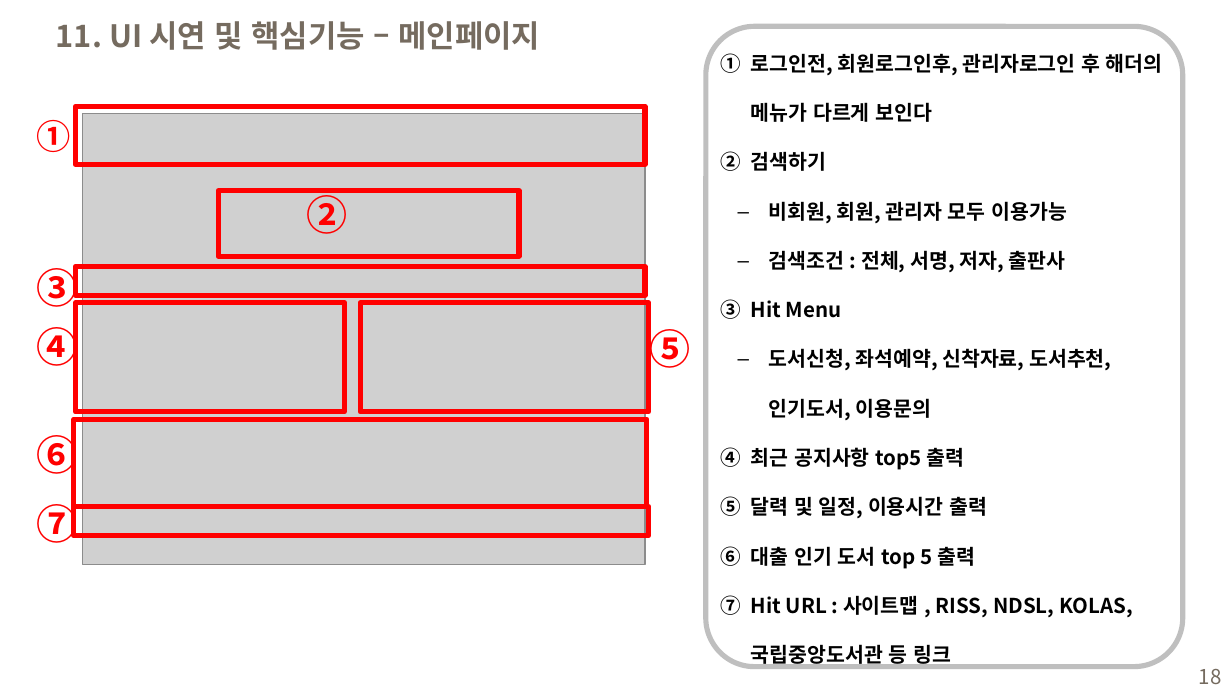
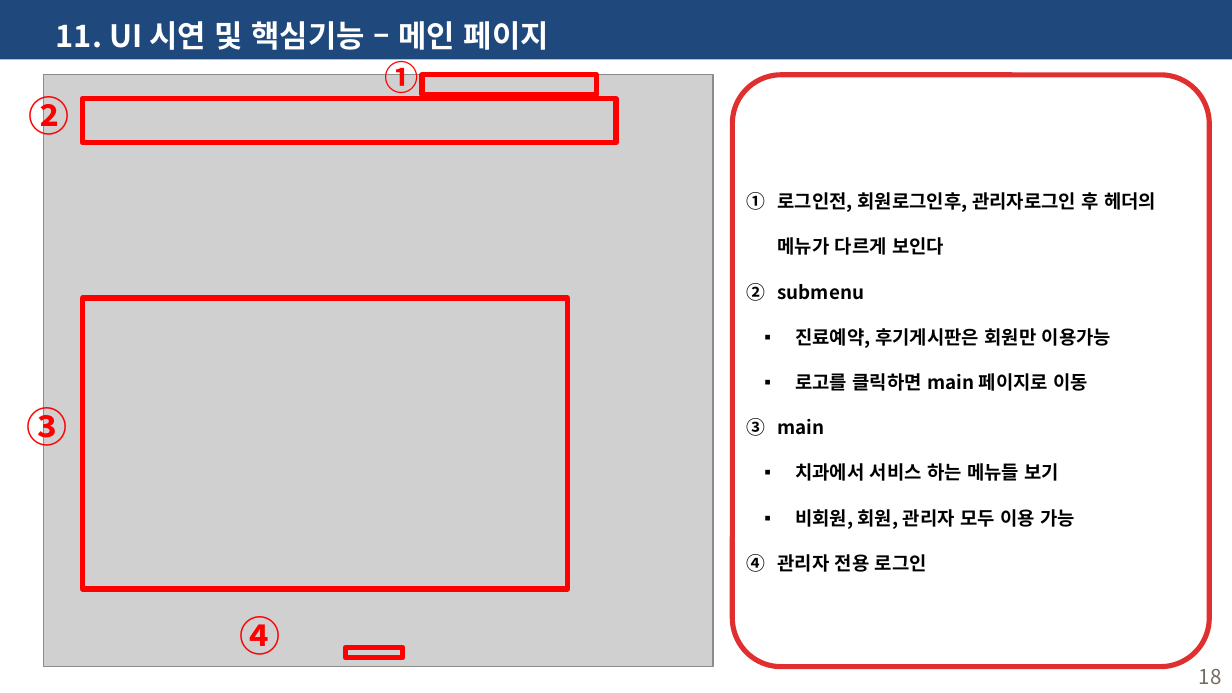
Before and after one commit to haryoung1/1st-dentalproject, a slide deck: slide 18 of 0317_치카치카치과.pptx. Drawn at 1232x693 pixels with LibreOffice and Linux fonts; fonts in the diff are those of the drawing; grey boxes stand for pictures. Boxes give left, top, right and bottom in pixels: in the first picture for what was removed or moved away, otherwise in the second. Text is boxed around its words. In the diff, an @@ line names an element or a change of style, - is before the commit and + after.

```diff
--- a/0317_치카치카치과.pptx
+++ b/0317_치카치카치과.pptx
@@ rectangle added at <box>0,0,1232,59</box>, fill #1F497D @@
@@ text at <box>56,21,549,50</box>: text changed; text colour #756B5F to #FFFFFF @@
-11. UI 시연 및 핵심기능 – 메인페이지
+11. UI 시연 및 핵심기능 – 메인 페이지
@@ text "①" rewrapped from <box>36,120,70,152</box> to <box>384,56,418,100</box> @@
@@ text "②" rewrapped from <box>306,188,347,234</box> to <box>28,89,69,142</box> @@
@@ picture: place and size @@
-picture at <box>83,113,646,564</box>
+picture at <box>43,75,712,667</box>
@@ rectangle added at <box>423,75,598,95</box>, outline #FF0000 3 pt @@
@@ rounded rectangle "로그인전, 회원로그인후, 관리자로그인 후 헤더의 ...": place and size @@
-rounded rectangle "로그인전, 회원로그인후, 관리자로그인 후 헤더의 ..." at <box>706,26,1183,667</box>
+rounded rectangle "로그인전, 회원로그인후, 관리자로그인 후 헤더의 ..." at <box>732,75,1209,667</box>
@@ rounded rectangle "로그인전, 회원로그인후, 관리자로그인 후 헤더의 ..." at <box>732,75,1209,667</box>: outline #BFBFBF 3 pt to #E02F2F 3 pt @@
@@ rectangle: place and size @@
-rectangle at <box>75,106,644,164</box>
+rectangle at <box>83,99,616,143</box>
@@ text in rounded rectangle at <box>777,192,1156,572</box>: text changed; size 12 to 11 pt @@
-1. 로그인전, 회원로그인후, 관리자로그인 후 해더의 메뉴가 다르게 보인다
-2. 검색하기
-  – 비회원, 회원, 관리자 모두 이용가능
-  – 검색조건 : 전체, 서명, 저자, 출판사
-3. Hit Menu
-  – 도서신청, 좌석예약, 신착자료, 도서추천, 인기도서, 이용문의
-4. 최근 공지사항 top5 출력
-5. 달력 및 일정, 이용시간 출력
-6. 대출 인기 도서 top 5 출력
-7. Hit URL : 사이트맵 , RISS, NDSL, KOLAS, 국립중앙도서관 등 링크
+1. 로그인전, 회원로그인후, 관리자로그인 후 헤더의 메뉴가 다르게 보인다
+2. submenu
+  ▪ 진료예약, 후기게시판은 회원만 이용가능
+  ▪ 로고를 클릭하면 main 페이지로 이동
+3. main
+  ▪ 치과에서 서비스 하는 메뉴들 보기
+  ▪ 비회원, 회원, 관리자 모두 이용 가능
+4. 관리자 전용 로그인
@@ rectangle: place and size @@
-rectangle at <box>74,419,647,506</box>
+rectangle at <box>83,298,568,589</box>
@@ text "③": place and size @@
-text "③" at <box>36,264,77,314</box>
+text "③" at <box>27,399,68,452</box>
@@ group removed at <box>36,191,690,543</box>: 5 rectangles, 3 texts @@
-⑤
-⑥
-⑦
@@ text "④" rewrapped from <box>36,320,77,373</box> to <box>240,616,281,655</box> @@
@@ rectangle added at <box>345,647,402,658</box>, outline #FF0000 3 pt @@
```
Also in this commit, not shown: 12 other slides changed, 11 slides added, 2 slides removed, 7 other files.
